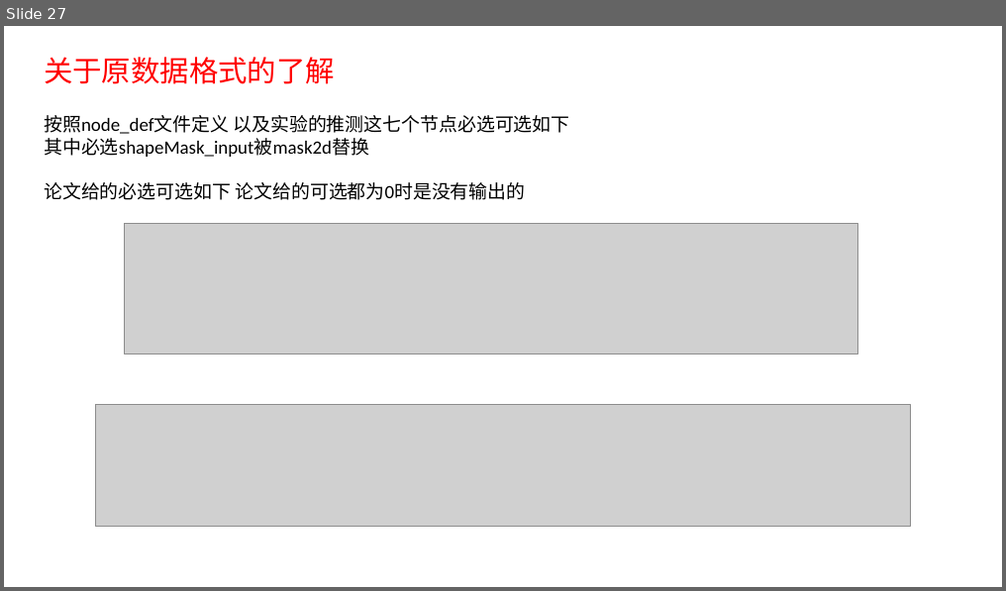
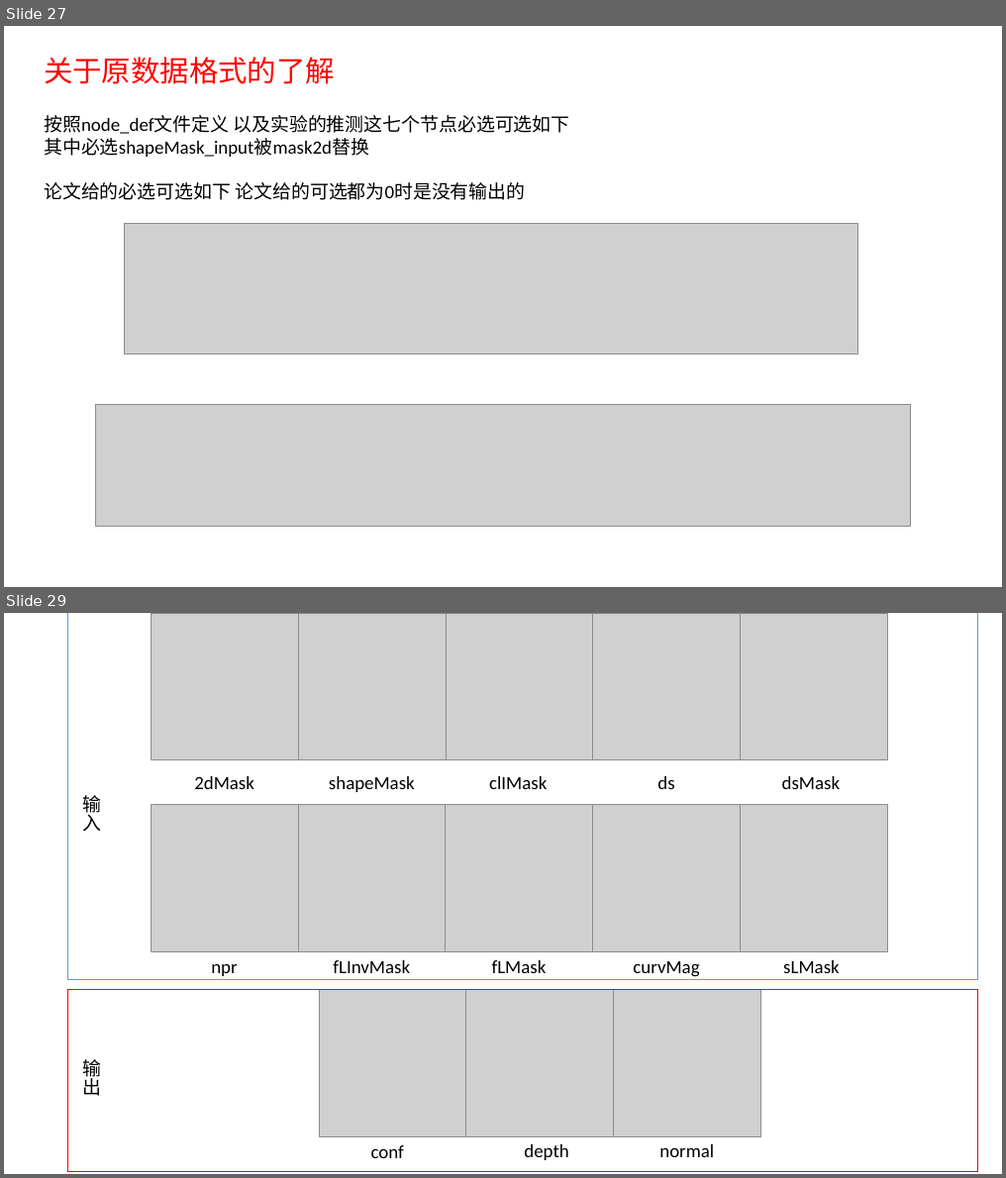
Before and after one commit to Doggerlas/Computer-Graphics, a slide deck: PROJECT/Sketch-CNN/DOCS/SketchCNN_Presentation3.pptx. Shown one above the other, each under a label of ours: slide 27 before the commit, slides 27 and 29 after it; the slides between them are not shown. The pictures are 1006x591 and 1006x1178 pixels, drawn with LibreOffice and Linux fonts; fonts in the diff are those of the drawing; grey boxes stand for pictures. Boxes give left, top, right and bottom in pixels: in the first picture for what was removed or moved away, otherwise in the second. Text is boxed around its words. In the diff, an @@ line names an element or a change of style, - is before the commit and + after.

```diff
--- a/PROJECT/Sketch-CNN/DOCS/SketchCNN_Presentation3.pptx
+++ b/PROJECT/Sketch-CNN/DOCS/SketchCNN_Presentation3.pptx
@@ slide 29 added at [4, 613, 1002, 1174], background #FFFFFF @@
@@ rectangle added at [68, 613, 978, 980], outline #5B9BD5 1 pt @@
@@ picture added at [151, 613, 298, 761] @@
@@ picture added at [298, 613, 446, 761] @@
@@ picture added at [446, 613, 593, 761] @@
@@ picture added at [593, 613, 741, 761] @@
@@ picture added at [741, 613, 888, 761] @@
@@ text added at [194, 776, 254, 789], 18 pt, text #000000 @@
+2dMask
@@ text added at [329, 776, 415, 792], 18 pt, text #000000 @@
+shapeMask
@@ text added at [489, 776, 547, 789], 18 pt, text #000000 @@
+clIMask
@@ text added at [657, 776, 674, 789], 18 pt, text #000000 @@
+ds
@@ text added at [782, 776, 840, 789], 18 pt, text #000000 @@
+dsMask
@@ text added at [82, 795, 101, 831], 18 pt, text #000000 @@
+输入
@@ picture added at [151, 805, 298, 953] @@
@@ picture added at [297, 805, 445, 953] @@
@@ picture added at [446, 805, 593, 953] @@
@@ picture added at [593, 805, 741, 953] @@
@@ picture added at [741, 805, 888, 953] @@
@@ text added at [211, 964, 237, 976], 18 pt, text #000000 @@
+npr
@@ text added at [333, 960, 410, 973], 18 pt, text #000000 @@
+fLInvMask
@@ text added at [492, 960, 547, 973], 18 pt, text #000000 @@
+fLMask
@@ text added at [633, 961, 699, 977], 18 pt, text #000000 @@
+curvMag
@@ text added at [783, 960, 839, 973], 18 pt, text #000000 @@
+sLMask
@@ rectangle added at [68, 989, 978, 1171], outline #FF0000 1 pt @@
@@ picture added at [319, 989, 466, 1137] @@
@@ picture added at [466, 989, 614, 1137] @@
@@ picture added at [614, 989, 761, 1137] @@
@@ text added at [82, 1059, 101, 1096], 18 pt, text #000000 @@
+输出
@@ text added at [371, 1146, 404, 1158], 18 pt, text #000000 @@
+conf
@@ text added at [524, 1145, 568, 1160], 18 pt, text #000000 @@
+depth
@@ text added at [659, 1145, 714, 1157], 18 pt, text #000000 @@
+normal
```
Also in this commit, not shown: 1 other slide added, 5 other files.
